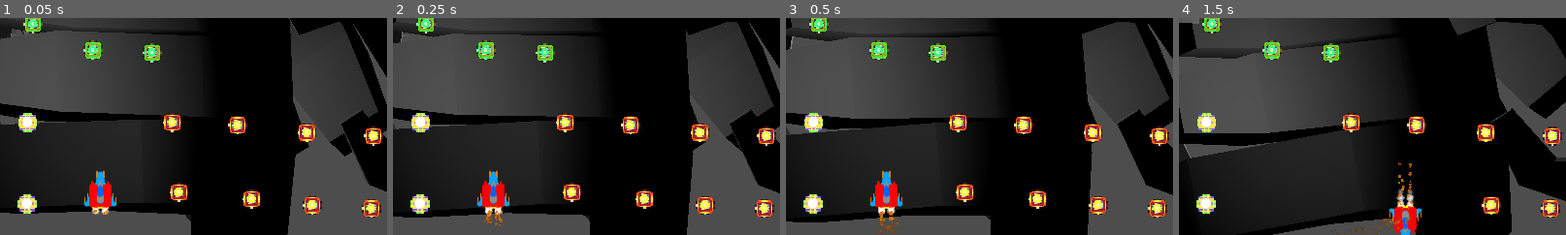
Above: before the commit, frames 1-4 (left to right).
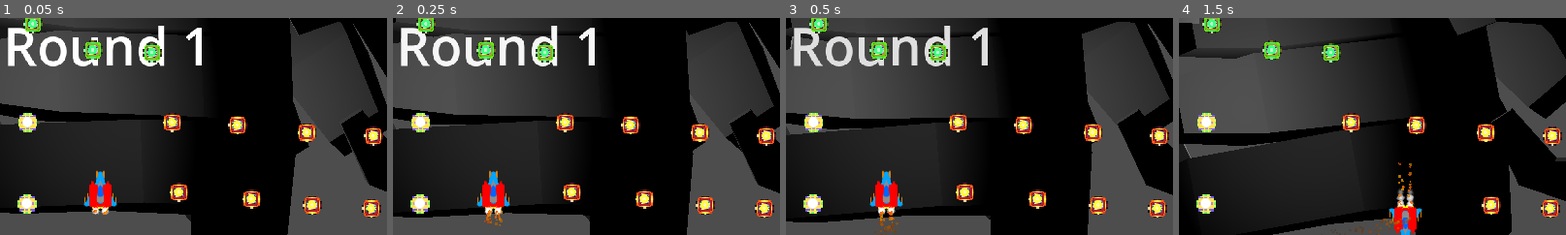
Above: after the commit, the same moments.

Repository: gamkedo-la/AttackStackCharlie
Game: Godot game, scene res://Levels/MainPlay.tscn
Two runs of this game, one before a commit and one after it. Both use one fixed random seed, a clock stepped at 60 frames per second and the inputs below.
Inputs:
- Up to frame 1 (0.05 s): no input
- Up to frame 2 (0.25 s): no input
- Up to frame 3 (0.5 s): no input
- Up to frame 4 (1.5 s): hold D (move right) 0.53-1.28 s; hold Space (shoot) 0.53-1.28 s; hold S (move down) from 1.28 s (still down); tap Space (shoot) at 1.35 s
The pictures show only the part of the screen within x 35-85%, y 43-93%; the shares and areas given below are measured in that part.

The runs differ from the first frame. In frame 1, 3.1% of the frame differs, in the area x 2-53%, y 3-23%; in frame 2, 3.1%; in frame 3, 3.1%; in frame 4, nothing differs.

Commit message:
Round Title displayed at the start of level

Diff:
--- a/Levels/MainPlay.gd
+++ b/Levels/MainPlay.gd
@@ -1,9 +1,11 @@
 extends Node2D
-
+var RoundTitle = preload("res://UI/HUD/round_title.tscn")
 
 # Called when the node enters the scene tree for the first time.
 func _ready():
 	PlayerVars.player_health = PlayerVars.player_max_health
+	var roundTile = RoundTitle.instantiate()
+	add_child(roundTile)
 
 
 # Called every frame. 'delta' is the elapsed time since the previous frame.
--- /dev/null
+++ b/UI/HUD/round_title.gd
@@ -0,0 +1,16 @@
+extends Node
+
+@onready var message = get_node("Message")
+@onready var tween = create_tween()
+var round = 1
+
+# Called when the node enters the scene tree for the first time.
+func _ready():
+	message.text = "Round %s" % round
+	tween.tween_property(self, "modulate", Color.GRAY, 1).set_trans(Tween.TRANS_SINE)
+	tween.tween_callback(self.queue_free)
+
+
+# Called every frame. 'delta' is the elapsed time since the previous frame.
+func _process(delta):
+	pass
--- /dev/null
+++ b/UI/HUD/round_title.tscn
@@ -0,0 +1,24 @@
+[gd_scene load_steps=2 format=3 uid="uid://c3r4y0jmgsskp"]
+
+[ext_resource type="Script" path="res://UI/HUD/round_title.gd" id="1_pyglu"]
+
+[node name="RoundTitle" type="Node2D"]
+position = Vector2(1, -1)
+script = ExtResource("1_pyglu")
+
+[node name="Message" type="Label" parent="."]
+anchors_preset = 14
+anchor_top = 0.5
+anchor_right = 1.0
+anchor_bottom = 0.5
+offset_left = 472.0
+offset_top = 265.0
+offset_right = 647.0
+offset_bottom = 372.0
+grow_horizontal = 2
+grow_vertical = 2
+size_flags_horizontal = 4
+theme_override_font_sizes/font_size = 78
+text = "TEST"
+horizontal_alignment = 1
+vertical_alignment = 1
